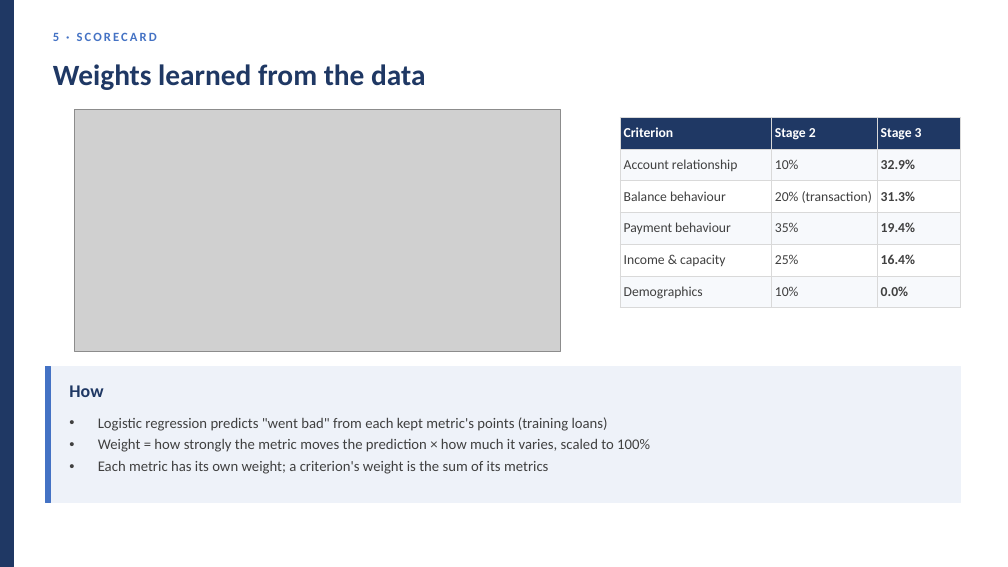
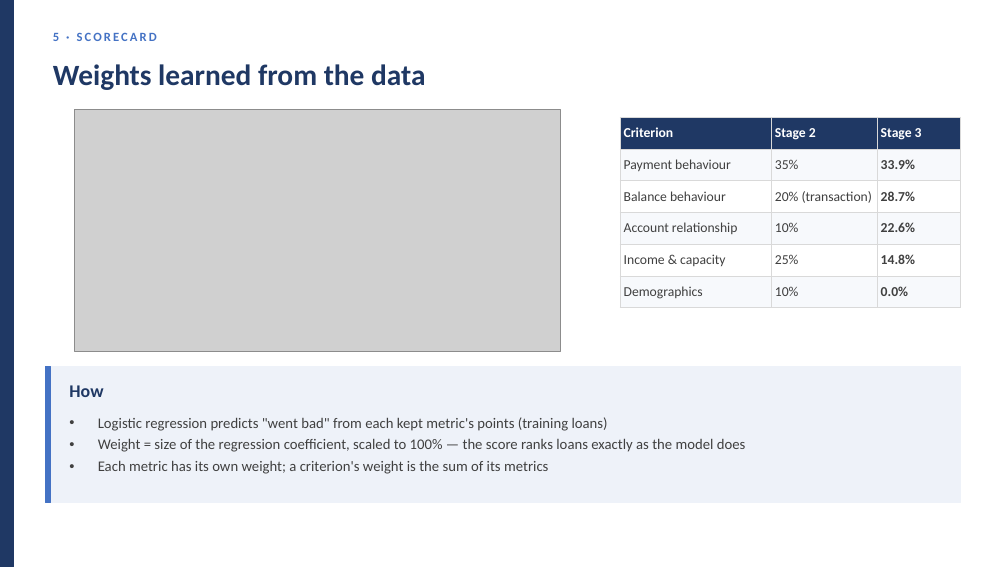
Before and after one commit to huotrithy/da-assignment-risk-scoring, a slide deck: slide 13 of docs/Stage3_Presentation.pptx. Drawn at 1008x567 pixels with LibreOffice and Linux fonts; fonts in the diff are those of the drawing; grey boxes stand for pictures. Boxes give left, top, right and bottom in pixels: in the first picture for what was removed or moved away, otherwise in the second. Text is boxed around its words. In the diff, an @@ line names an element or a change of style, - is before the commit and + after.

```diff
--- a/docs/Stage3_Presentation.pptx
+++ b/docs/Stage3_Presentation.pptx
@@ table at <box>620,117,960,303</box> @@
-row 2: Account relationship | 10% | 32.9%
+row 2: Payment behaviour | 35% | 33.9%
-row 3, column 3: 31.3%
+row 3, column 3: 28.7%
-row 4: Payment behaviour | 35% | 19.4%
+row 4: Account relationship | 10% | 22.6%
-row 5, column 3: 16.4%
+row 5, column 3: 14.8%
@@ text at <box>98,438,746,452</box>: text changed @@
-• Weight = how strongly the metric moves the prediction × how much it varies, scaled to 100%
+• Weight = size of the regression coefficient, scaled to 100% — the score ranks loans exactly as the model does
```
Also in this commit, not shown: 8 other slides changed, 25 other files.
